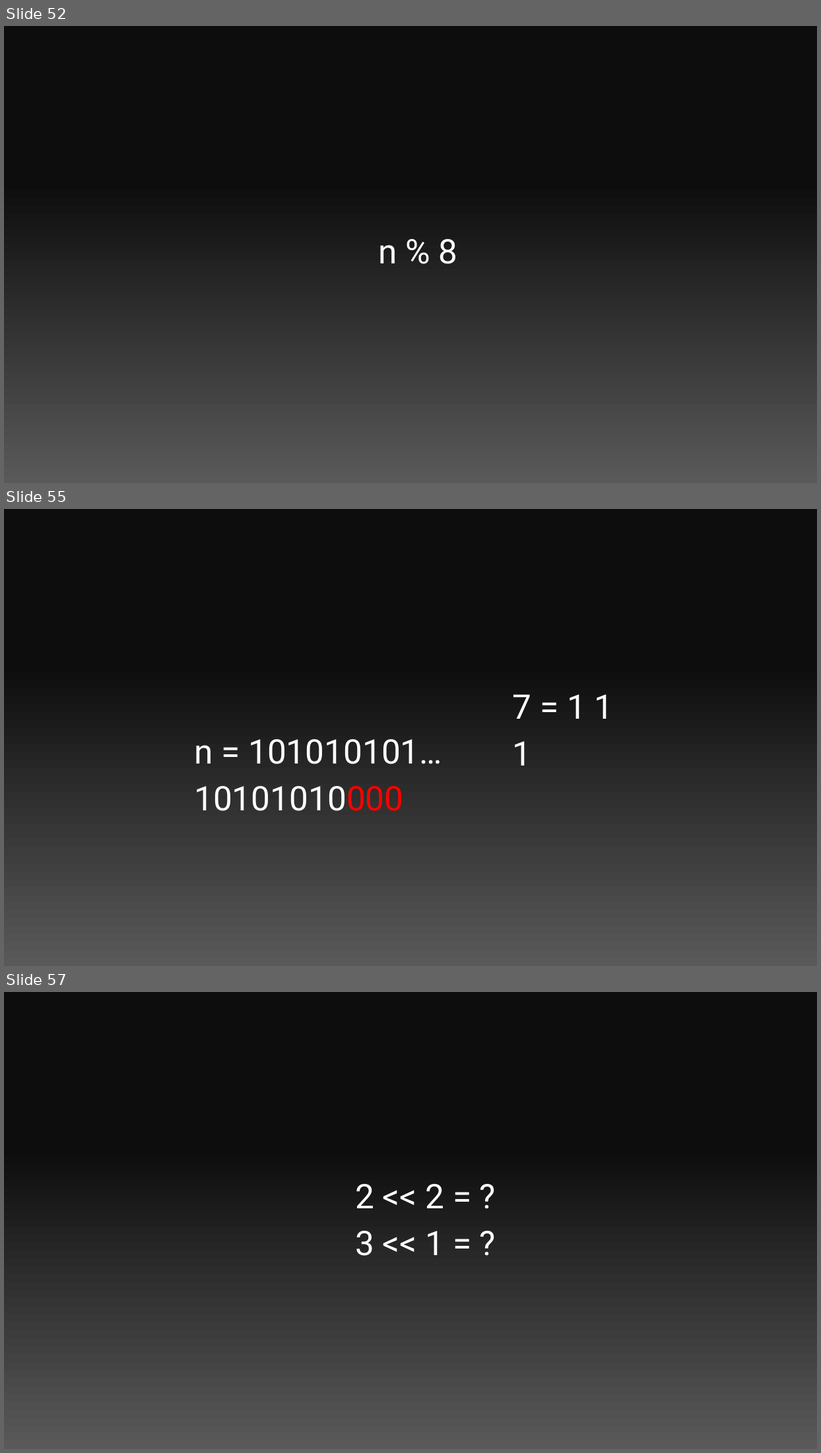
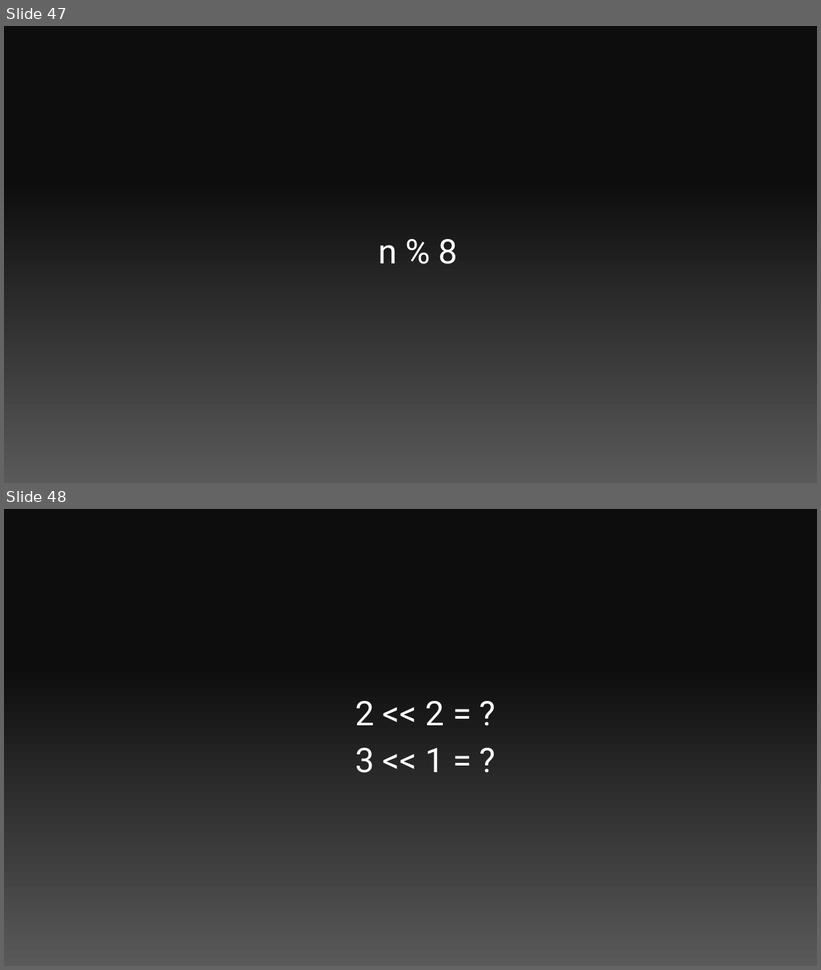
Before and after one commit to Pobbylee/fastcampus_python, a slide deck: 1s/1s.pptx. Shown one above the other, each under a label of ours: slides 52, 55 and 57 before the commit, slides 47 and 48 after it; the slides between them are not shown. The pictures are 821x1453 and 821x970 pixels, drawn with LibreOffice and Linux fonts; fonts in the diff are those of the drawing. Boxes give left, top, right and bottom in pixels: in the first picture for what was removed or moved away, otherwise in the second. Text is boxed around its words. In the diff, an @@ line names an element or a change of style, - is before the commit and + after.

```diff
--- a/1s/1s.pptx
+++ b/1s/1s.pptx
@@ slide 55 removed at [4, 509, 817, 966], background gradient #0D0D0D to #595959 @@
@@ text removed at [513, 694, 614, 766] @@
-7 = 1 1 1
@@ text removed at [194, 739, 442, 811] @@
-n = 101010101…10101010000
@@ what was slide 52 is now slide 47 @@
@@ what was slide 57 is now slide 48 @@
```
Also in this commit, not shown: 4 slides changed, 1 slide added, 8 other slides removed.
